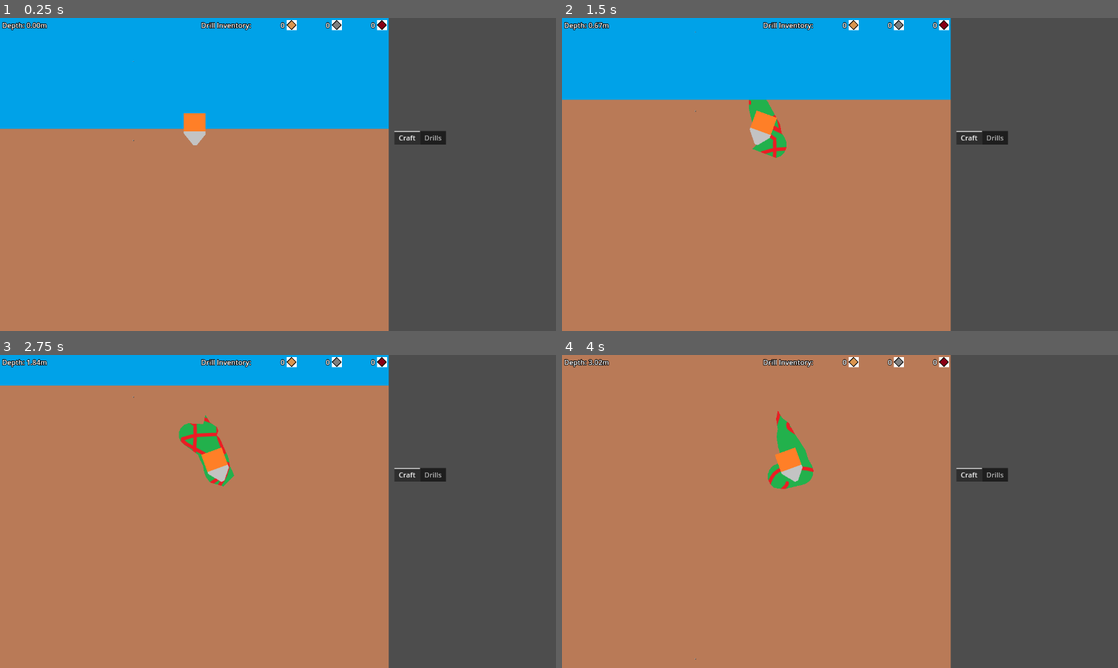
Above: before the commit, frames 1-4 (two rows, left to right).
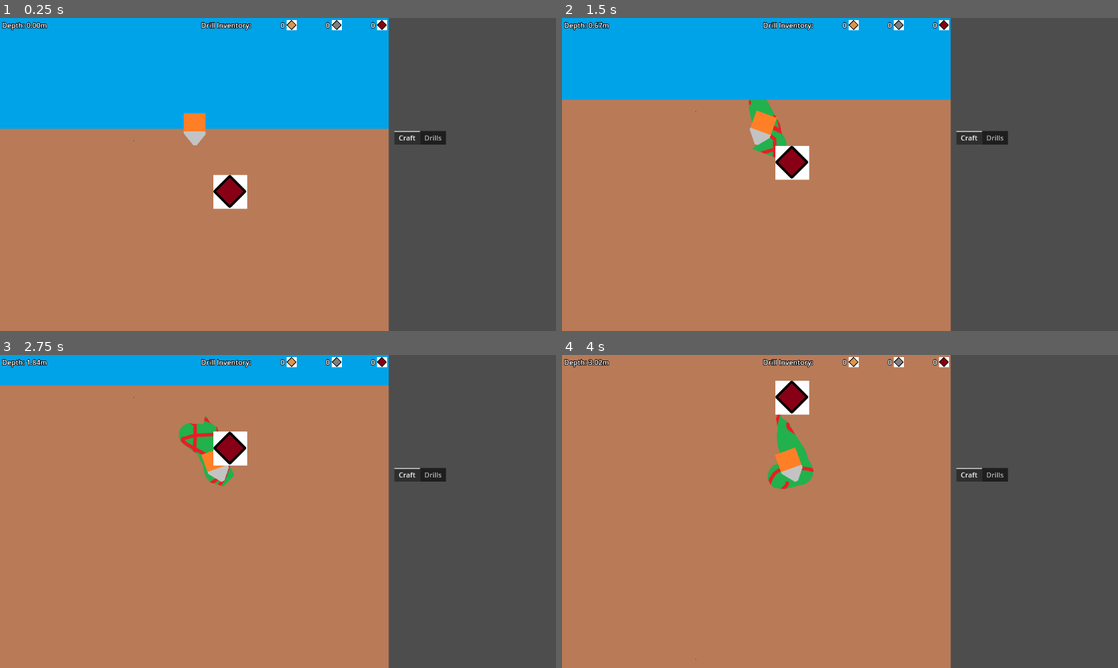
Above: after the commit, the same moments.

Repository: aNotSoCleverName/mechanicore
Game: Godot game, scene res://Main.tscn
The game is run twice, just before and just after one commit, with the same random seed, the same clock (stepped at 60 frames per second) and the same inputs.
Inputs:
- Up to frame 1 (0.25 s): no input
- Up to frame 2 (1.5 s): tap Enter at 0.5 s; hold D 0.53-1.28 s; tap Space at 0.77 s; hold A from 1.28 s (still down)
- Up to frame 3 (2.75 s): tap Space at 1.52 s; release A at 2.03 s; hold D from 2.03 s (still down)
- Up to frame 4 (4 s): tap Space at 3.02, 3.77 s; release D at 3.53 s; hold A from 3.53 s (still down)

The runs differ from the first frame. In frame 1, 0.7% of the frame differs, in the area x 38-45%, y 50-62%; in frame 2, 0.7%; in frame 3, 0.7%; in frame 4, 0.7%.

Commit message:
Made Ore scene that emits signal when colliding with Drill

Diff:
--- /dev/null
+++ b/Endless Run/Ores/Ore.gd
@@ -0,0 +1,25 @@
+extends Area2D
+class_name Ore;
+
+enum EOreType
+{
+	Ore1 = 1,
+	Ore2 = 2,
+	Ore3 = 3,
+}
+
+@export var oreType: EOreType = EOreType.Ore1;
+@onready var icon: Texture2D = load(
+	self.scene_file_path.get_base_dir() +
+	"/Ore" + str(self.oreType) + ".png"
+):
+	get:
+		return icon;
+
+func _ready() -> void:
+	$Sprite2D.texture = self.icon;
+
+func _on_body_entered(_body):
+	if (!(_body is Drill)):
+		return;
+	SignalBus_EndlessRun.ore_pick.emit(self);
--- /dev/null
+++ b/Endless Run/Ores/Ore.tscn
@@ -0,0 +1,18 @@
+[gd_scene load_steps=4 format=3 uid="uid://c4u3036tg1b76"]
+
+[ext_resource type="Script" path="res://Endless Run/Ores/Ore.gd" id="1_61034"]
+[ext_resource type="Texture2D" uid="uid://kpyugmno047" path="res://Endless Run/Ores/Ore1.png" id="2_c1hm6"]
+
+[sub_resource type="RectangleShape2D" id="RectangleShape2D_4rosm"]
+size = Vector2(78, 78)
+
+[node name="Ore" type="Area2D"]
+script = ExtResource("1_61034")
+
+[node name="Sprite2D" type="Sprite2D" parent="."]
+texture = ExtResource("2_c1hm6")
+
+[node name="CollisionShape2D" type="CollisionShape2D" parent="."]
+shape = SubResource("RectangleShape2D_4rosm")
+
+[connection signal="body_entered" from="." to="." method="_on_body_entered"]
--- a/Main.tscn
+++ b/Main.tscn
@@ -6,6 +6,7 @@
 [ext_resource type="PackedScene" uid="uid://6hg1syki30xs" path="res://Endless Run/Drill/Drill.tscn" id="4_76jrm"]
 [ext_resource type="Script" path="res://Endless Run/Drill/Camera.gd" id="4_nr18h"]
 [ext_resource type="PackedScene" uid="uid://dx4xl0ya4o52y" path="res://Shop & Menu/Shop & Menu.tscn" id="5_lg7n8"]
+[ext_resource type="PackedScene" uid="uid://c4u3036tg1b76" path="res://Endless Run/Ores/Ore.tscn" id="6_256ks"]
 
 [node name="Main" type="HBoxContainer"]
 offset_right = 1284.0
@@ -43,6 +44,10 @@
 
 [node name="Top Bar" parent="Endless Run Container/Endless Run/UI" instance=ExtResource("3_3cqpp")]
 
+[node name="Ore" parent="Endless Run Container/Endless Run" instance=ExtResource("6_256ks")]
+position = Vector2(530, 400)
+oreType = 3
+
 [node name="Shop & Menu Container" type="SubViewportContainer" parent="."]
 layout_mode = 2
 
--- a/Signal Bus - Endless Run.gd
+++ b/Signal Bus - Endless Run.gd
@@ -12,3 +12,6 @@
 signal drill_change_pos(inPos: Vector2, inDrill: Drill);
 @warning_ignore("unused_signal")
 signal drill_change_dock(inIsDocked: bool, inDrill: Drill);
+
+@warning_ignore("unused_signal")
+signal ore_pick(inOre: Ore);
Not shown: 1 places in Main.tscn that only renumber resources
